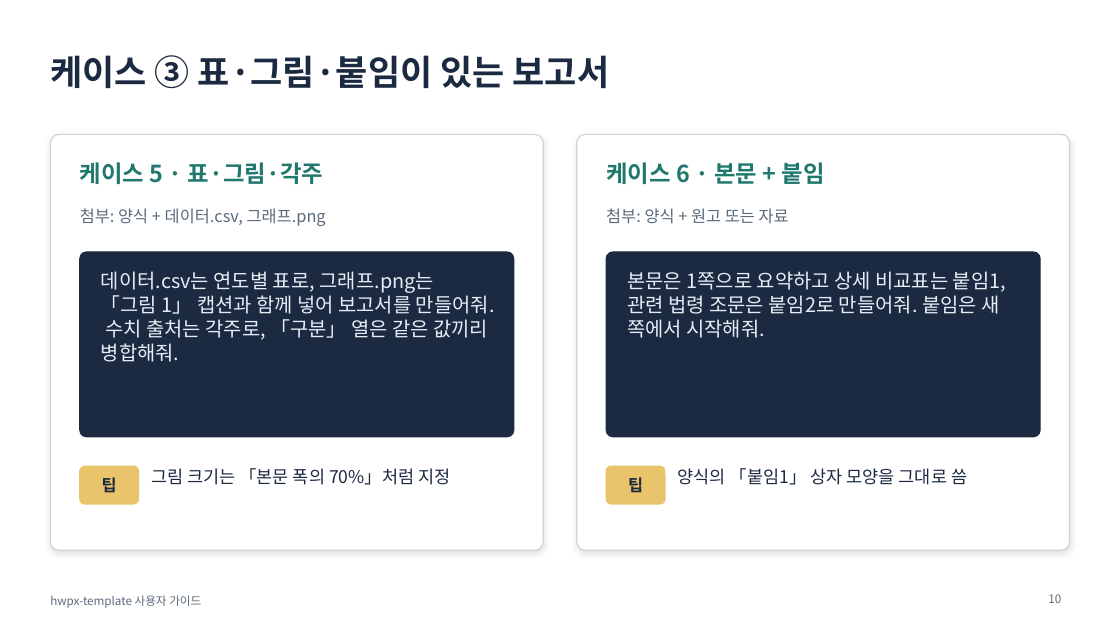
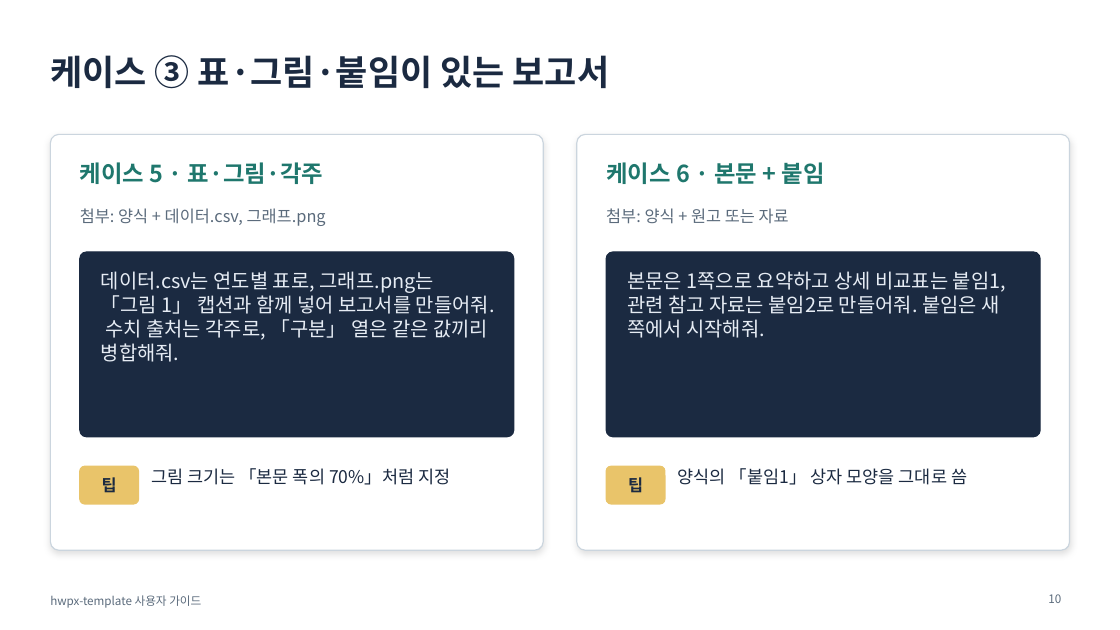
Before and after one commit to emilyJ7/hwpx-template-public, a slide deck: slide 10 of docs/발표자료/발표자료.pptx. Drawn at 1120x630 pixels with LibreOffice and Linux fonts; fonts in the diff are those of the drawing. Boxes give left, top, right and bottom in pixels: in the first picture for what was removed or moved away, otherwise in the second. Text is boxed around its words. In the diff, an @@ line names an element or a change of style, - is before the commit and + after.

```diff
--- a/docs/발표자료/발표자료.pptx
+++ b/docs/발표자료/발표자료.pptx
@@ text at <box>627,271,1006,338</box>: text changed @@
-본문은 1쪽으로 요약하고 상세 비교표는 붙임1, 관련 법령 조문은 붙임2로 만들어줘. 붙임은 새 쪽에서 시작해줘.
+본문은 1쪽으로 요약하고 상세 비교표는 붙임1, 관련 참고 자료는 붙임2로 만들어줘. 붙임은 새 쪽에서 시작해줘.
```
Also in this commit, not shown: 5 other slides changed, 14 other files.
